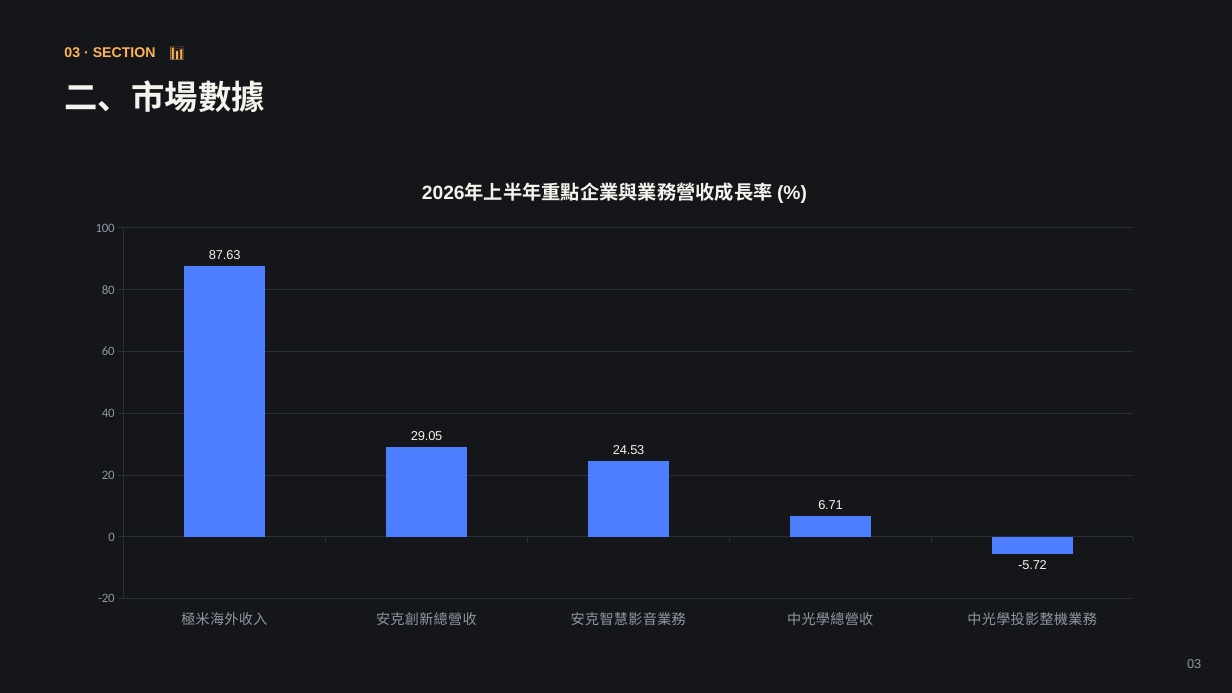
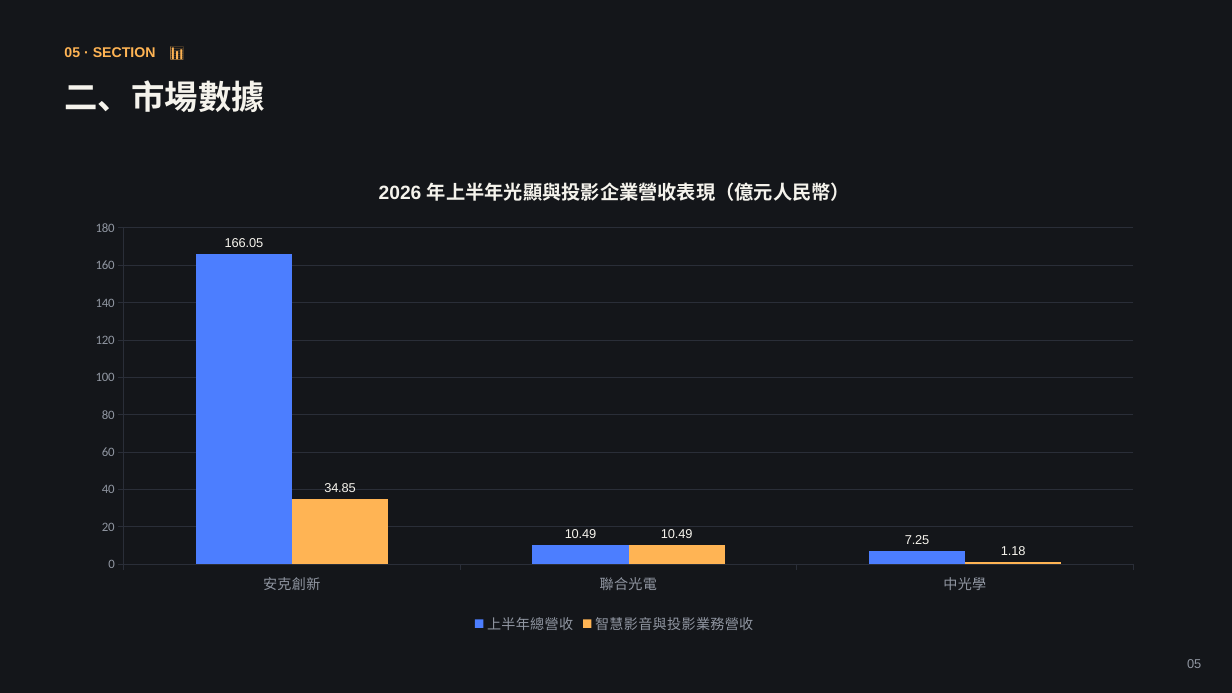
Before and after one commit to coffee30233-gif/Project-Insight, a slide deck: slide 5 of data/reports/2026-08.pptx (slide 3 before the commit). Drawn at 1232x693 pixels with LibreOffice and Linux fonts; fonts in the diff are those of the drawing. Boxes give left, top, right and bottom in pixels: in the first picture for what was removed or moved away, otherwise in the second. Text is boxed around its words. In the diff, an @@ line names an element or a change of style, - is before the commit and + after.

```diff
--- a/data/reports/2026-08.pptx
+++ b/data/reports/2026-08.pptx
@@ text at box(64, 47, 156, 57): text changed @@
-03 · SECTION 📊
+05 · SECTION 📊
@@ column chart at box(74, 157, 1155, 638) @@
@@ title "2026年上半年重點企業與業務營收成長率 (%)" to "2026 年上半年光顯與投影企業營收表現（億元人民幣）" @@
-categories: 極米海外收入, 安克創新總營收, 安克智慧影音業務, 中光學總營收, 中光學投影整機業務
+categories: 安克創新, 聯合光電, 中光學
-Series 1: 87.63, 29.05, 24.53, 6.71, -5.72
+上半年總營收: 166.05, 10.49, 7.25
+智慧影音與投影業務營收: 34.85, 10.49, 1.18
@@ legend changed @@
@@ text at box(1187, 659, 1201, 668): text changed @@
-03
+05
```
Also in this commit, not shown: 8 other slides changed, 3 slides added, 1 slide removed, 8 other files.
